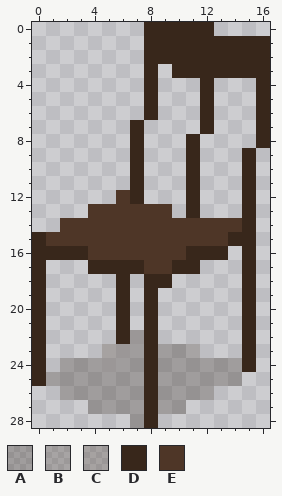
Two versions of one pixel-art sprite, KissyGhost/Assets/Art/Furniture/General/chair_SW.png. Above, as it was before the edit.
The file is 68x116 pixels, drawn in blocks of 4x4; one block is one cell here. Colours within 5 levels of each other are drawn and written as one.
Palette (. is transparent): A #1e130a42  B #3b2e2542  C #38271b42  D #38271b  E #4e3627
Pixels before, first column x 0:
 0 ........DDDDD....
 1 ........DDDDDDDDD
 2 ........DDDDDDDDD
 3 ........D.DDDDDDD
 4 ........D...D...D
 5 ........D...D...D
 6 ........D...D...D
 7 .......D....D...D
 8 .......D...D....D
 9 .......D...D...D.
10 .......D...D...D.
11 .......D...D...D.
12 ......ED...D...D.
13 ....EEEEEE.D...D.
14 ..EEEEEEEEEEEEED.
15 DEEEEEEEEEEEEEDD.
16 DDDDEEEEEEEDDD.D.
17 D...DDDDEEDD...D.
18 D.....D.DD.....D.
19 D.....D.D......D.
20 D.....D.D......D.
21 D.....D.D......D.
22 D.....DCD......D.
23 D....CCADAAB...D.
24 D.AAACAADAAAAAAD.
25 DAAAAAAADAAAAAA..
26 ..AAAAAADAAAA....
27 ....AAAADAA......
28 .......AD........
Once edited:
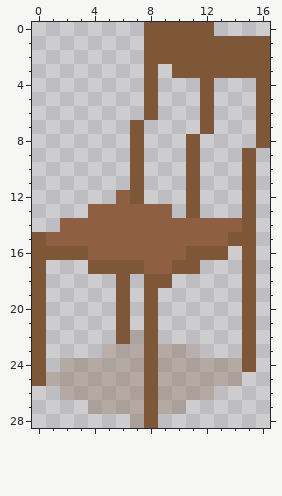
Change:
Colour A changes from #1e130a42 to #72462242.
Colour B changes from #3b2e2542 to #765a4842.
Colour C changes from #38271b42 to #7e563842.
Colour D changes from #38271b to #7e5638.
Colour E changes from #4e3627 to #8e5f42.
